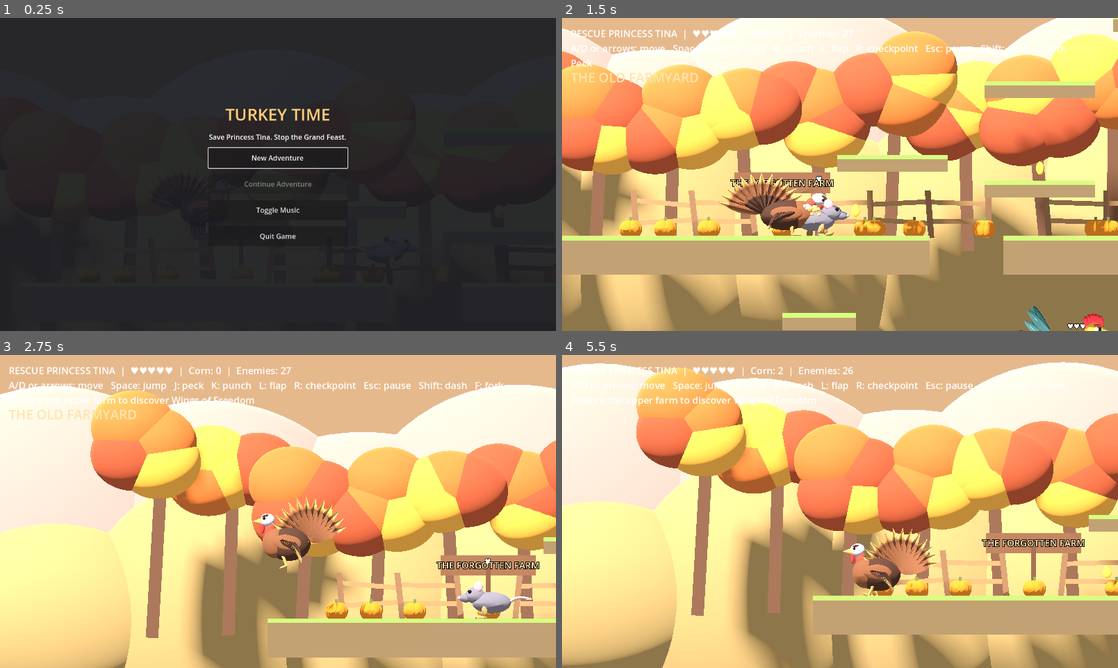
Above: before the commit, frames 1-4 (two rows, left to right).
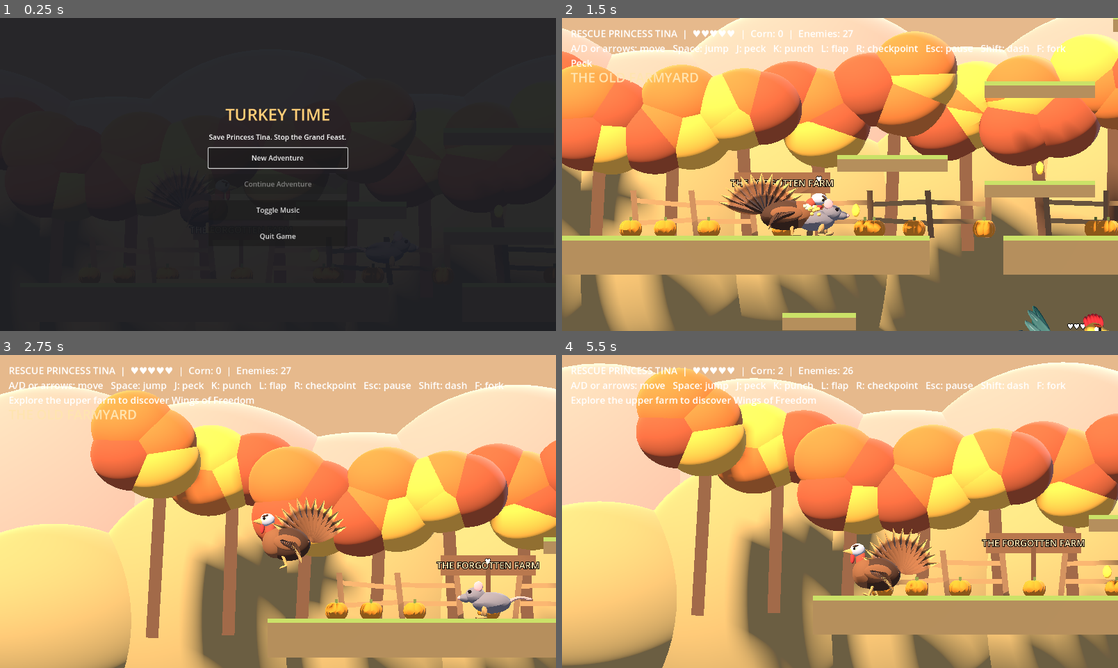
Above: after the commit, the same moments.

Repository: bowr39/TurkeyTime
Game: Godot game, scene res://main.tscn
The game is run twice, just before and just after one commit, with the same random seed, the same clock (stepped at 60 frames per second) and the same inputs.
Inputs (mouse positions are in pixels of both pictures, inside the frame that each line leads up to):
- Up to frame 1 (0.25 s): no input
- Up to frame 2 (1.5 s): click "New Adventure" at 0.5 s; move the mouse to (962, 158) at 1.27 s; hold D from 1.28 s (still down); tap Shift at 1.35 s; click (962, 158) at 1.42 s
- Up to frame 3 (2.75 s): tap Space at 1.52, 1.82, 2.27, 2.57 s; move the mouse to (166, 527) at 2.02 s; release D at 2.03 s; hold A from 2.03 s (still down); tap F at 2.1 s
- Up to frame 4 (5.5 s): move the mouse to (895, 442) at 2.77 s; release A at 2.78 s; hold D 2.78-4.28 s; tap J at 2.85 s; move the mouse to (812, 574) at 3.52 s; tap K at 3.6 s; click (812, 574) at 3.67 s; tap Space at 3.77, 4.07, 4.52, 4.82, 5.27 s; move the mouse to (1006, 558) at 4.27 s; hold A from 4.28 s (still down); tap L at 4.35 s; move the mouse to (673, 464) at 5.02 s; tap R at 5.1 s

The runs differ from the first frame. In frame 2, 55% of the frame differs, in the area x 0-100%, y 0-100%; in frame 3, 54%; in frame 4, 60%, in the area x 0-100%, y 2-100%.

Commit message:
Use actual rooster boss model and improve warm key and cool rim lighting

Diff:
--- a/main.gd
+++ b/main.gd
@@ -228,12 +228,20 @@
 	env.environment.background_color = Color("#e6b98c")
 	env.environment.ambient_light_source = Environment.AMBIENT_SOURCE_COLOR
 	env.environment.ambient_light_color = Color.WHITE
-	env.environment.ambient_light_energy = 0.7
+	env.environment.ambient_light_energy = 0.55
+	env.environment.ambient_light_color = Color("#d8e5ff")
 	add_child(env)
 	var sun := DirectionalLight3D.new()
 	add_child(sun)
 	sun.rotation_degrees = Vector3(-45, -30, 0)
 	sun.shadow_enabled = true
+	sun.light_color = Color("#ffe0ae")
+	sun.light_energy = 1.3
+	var rim := DirectionalLight3D.new()
+	add_child(rim)
+	rim.rotation_degrees = Vector3(-25,145,0)
+	rim.light_color = Color("#9acbff")
+	rim.light_energy = 0.45
 	platform(Vector3(0,-0.5,0),Vector3(10,1,5))
 	platform(Vector3(10,-0.5,0),Vector3(6,1,5))
 	platform(Vector3(7,-4.5,0),Vector3(24,1,5))
@@ -331,9 +339,10 @@
 	for x in [5.0, 16.0, 25.0, 34.0, 46.0, 51.0, 65.0, 9.0, 14.0, 27.0, 37.0, 45.0, 78.0, 96.0, 113.0, 121.0, 137.0, 151.0, 163.0, 177.0, 191.0, 205.0, 219.0, 233.0, 247.0, 261.0, 279.0]:
 		var e := actor(Vector3(x,-3.2 if x==9.0 or x==14.0 else -2.8 if x>43 and x<54 else 1.0,0))
 		var is_boss: bool = x == 65.0
-		var kind := 2 if is_boss else enemies.size()%3
+		var kind := 1 if is_boss else enemies.size()%3
 		var model = preload("res://enemy_model.gd").new()
 		model.kind = kind
+		model.champion = is_boss
 		e.add_child(model)
 		e.set_meta("model",model)
 		e.set_meta("kind",kind)
